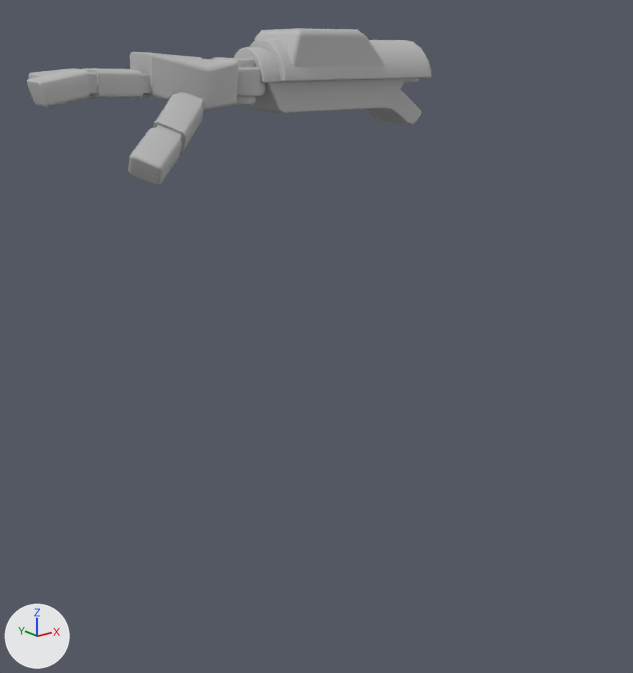
One commit to the FBX model Assets/Art/Meshes/RobotParts/sm_robot_part_R_lower_arm_01.fbx: the scene before it, then after it.
Rendered twice from a 50 mm lens placed at (-1.811, -1.003, 1.52), pointed at (-0.884, 0.156, 1.056). The lights are fixed; the arrows at lower left show +X, +Y and +Z. Where no turn or scale is listed for an object, it has been applied to the vertices.

Objects in the first picture: 'R_lower_arm_01'.
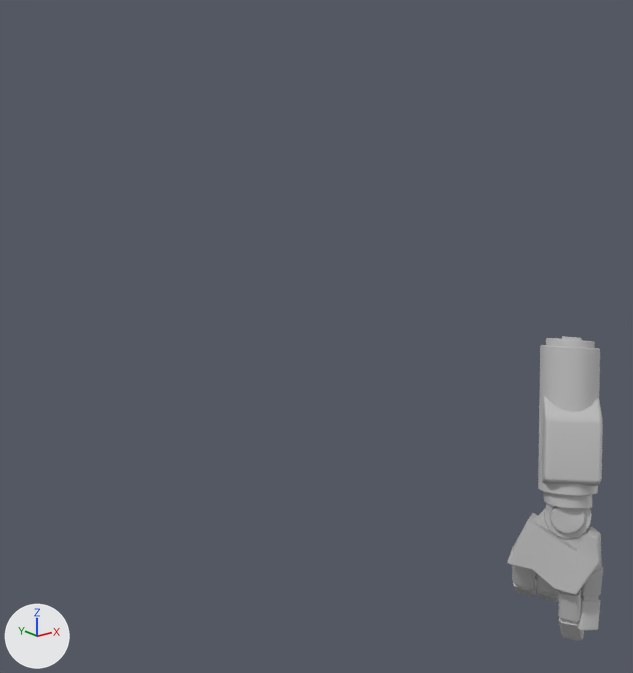
Pixel boxes [x1, y1, x2, y2] of what changed, in the pictures (633 x 673 px; the box of a moved part takes in the faces that stretch with it):
'R_lower_arm_01', reshaped (76% narrower, 94% taller)
    before: [27, 28, 431, 185]
    after: [508, 336, 603, 641]
part 1 of me_mesh, moved or reshaped (not visible afterwards)
    before: [250, 79, 421, 125]
part 2 of me_mesh, moved or reshaped
    before: [255, 28, 384, 67]
    after: [541, 396, 603, 486]
part 3 of me_mesh, moved or reshaped
    before: [128, 128, 182, 185]
    after: [577, 599, 600, 631]
part 4 of me_mesh, moved or reshaped
    before: [88, 73, 97, 94]
    after: [561, 619, 578, 624]
part 5 of me_mesh, moved or reshaped
    before: [27, 39, 431, 152]
    after: [508, 336, 603, 641]

The change, as a diff of the scene's bpy script:
```diff
--- a/Assets/Art/Meshes/RobotParts/sm_robot_part_R_lower_arm_01.fbx.py
+++ b/Assets/Art/Meshes/RobotParts/sm_robot_part_R_lower_arm_01.fbx.py
@@ me_mesh @@
 # used by ob_r_lower_arm_01; location = (-1.027, 0.007, 1.426)
-me_mesh.from_pydata(...)  # 1134 vertices, 1148 faces; spans x -0.348..0.327, y -0.027..0.229, z -0.056..0.141
+me_mesh.from_pydata(...)  # 1134 vertices, 1148 faces; spans x 0.557..0.786, y -0.142..0.087, z -1.104..-0.442
+# me_mesh part 1: the loose piece of 78 vertices spanning x -0.014..0.309, y 0.071..0.15, z -0.007..0.08 is multiplied about its middle by the matrix ((0.191, -0.685, -0.703), (0.22, 0.728, -0.649), (0.957, -0.031, 0.29)), then moved by (0.556, -0.11, -0.668)
+# me_mesh part 2: the loose piece of 36 vertices spanning x 0.018..0.223, y 0.055..0.168, z 0.079..0.141 is multiplied about its middle by the matrix ((0.19, -0.688, -0.701), (0.22, 0.725, -0.652), (0.957, -0.03, 0.289)), then moved by (0.525, -0.164, -0.747)
+# me_mesh part 3: the loose piece of 32 vertices spanning x -0.272..-0.194, y -0.027..0.045, z -0.056..0.013 is multiplied about its middle by the matrix ((0.8, -0.222, -0.557), (-0.043, 0.905, -0.424), (0.598, 0.363, 0.714)), then moved by (0.902, -0.121, -1.003)
+# me_mesh part 4: the loose piece of 26 vertices spanning x -0.29..-0.261, y 0.085..0.121, z 0.054..0.081 is multiplied about its middle by the matrix ((-0.27, -0.398, -0.876), (-0.036, 0.913, -0.404), (0.961, -0.077, -0.261)), then moved by (0.92, -0.194, -1.102)
+# me_mesh part 5: 858 of 1134 vertices moved; they spanned x -0.348..0.327, y 0.003..0.229, z -0.023..0.128 and now span x 0.557..0.749, y -0.142..0.067, z -1.104..-0.442; mean shift (0.703, -0.164, -0.88); largest move (-0.348, 0.087, 0.07) -> (0.673, -0.101, -1.101)
 me_mesh.materials.append(mat_lambert27)
```
